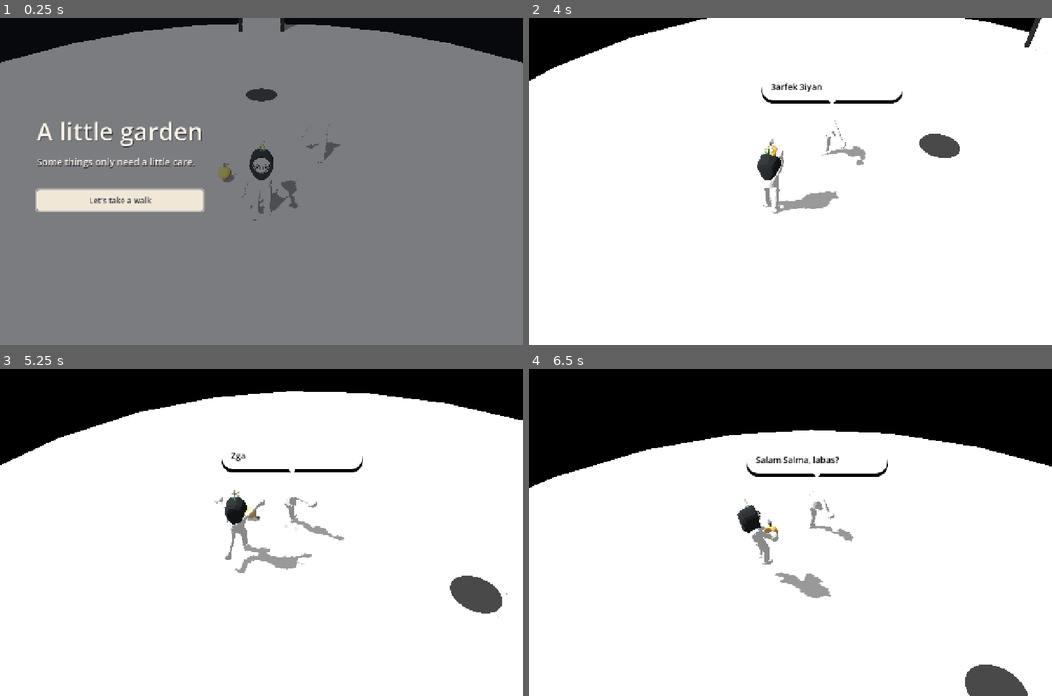
Above: before the commit, frames 1-4 (two rows, left to right).
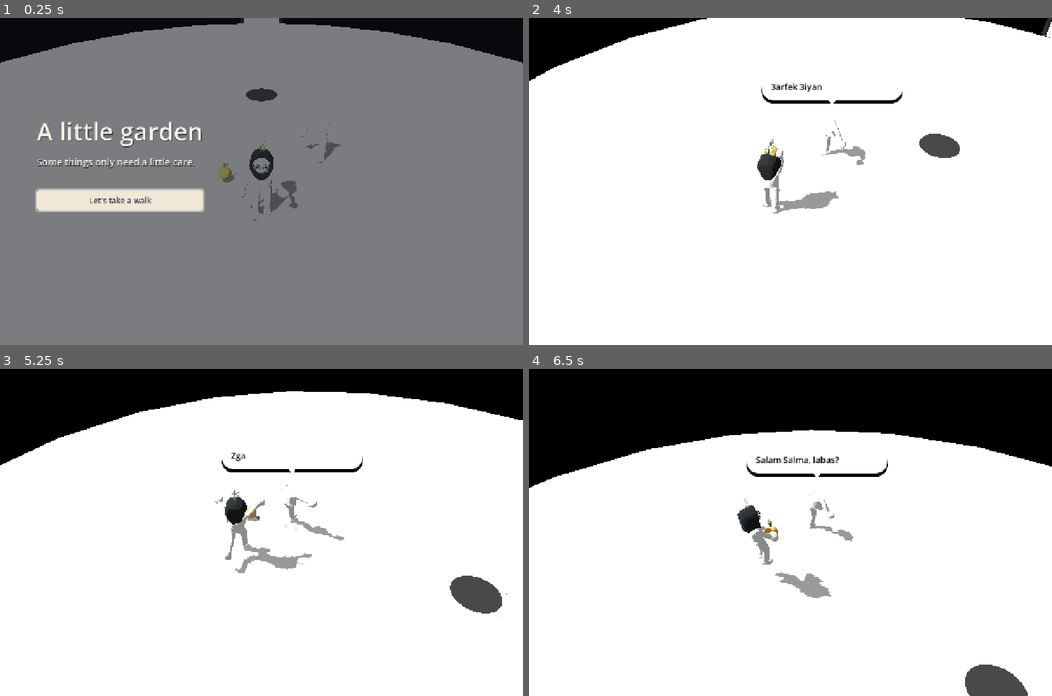
Above: after the commit, the same moments.

Repository: DancingPumpkin65/little-garden
Game: Godot game, scene res://main.tscn
Same seed, same stepped clock (60 frames per second), same inputs: the game is played once before the commit and once after it.
Inputs (mouse positions are in pixels of both pictures, inside the frame that each line leads up to):
- Up to frame 1 (0.25 s): no input
- Up to frame 2 (4 s): tap Enter at 0.5 s; move the mouse to (905, 165) at 0.52 s; hold D 0.53-1.28 s; tap E at 0.6, 1.35, 2.3, 3.05, 3.6 s; click (905, 165) at 0.67 s; tap Space at 0.77, 1.52, 3.02, 3.77 s; move the mouse to (764, 181) at 1.27 s; hold W from 1.28 s (still down); click (764, 181) at 1.42 s; move the mouse to (800, 174) at 2.02 s; tap R at 2.1 s; click (800, 174) at 2.17 s; move the mouse to (785, 188) at 2.77 s; tap Shift at 2.85 s; click (785, 188) at 2.92 s; move the mouse to (827, 184) at 3.52 s; click (827, 184) at 3.67 s
- Up to frame 3 (5.25 s): keep holding W; move the mouse to (219, 529) at 4.27 s; tap E at 4.35 s; click (219, 529) at 4.42 s; tap Space at 4.52 s; move the mouse to (266, 532) at 5.02 s; tap R at 5.1 s; click (266, 532) at 5.17 s
- Up to frame 4 (6.5 s): tap E at 5.3, 6.05 s; move the mouse to (769, 525) at 5.77 s; release W at 5.78 s; hold D from 5.78 s (still down); tap Shift at 5.85 s; click (769, 525) at 5.92 s; tap Space at 6.02 s

The runs differ from the first frame. In frame 1, less than 0.1% of the frame differs, in the area x 45-57%, y 0-5%; in frame 2, 0.2%, in the area x 94-100%, y 0-11%; in frame 3, less than 0.1%; in frame 4, less than 0.1%.

Commit message:
Fix paused restart, stationary arm handoff and hidden doorway progression

Diff:
--- a/scripts/character.gd
+++ b/scripts/character.gd
@@ -8,6 +8,7 @@
 var hop_clock := 0.0
 var follow_offset := Vector3.ZERO
 var celebration := 0.0
+var waiting_for_arm := false
 var follow_target: Node3D
 var imported_skeleton: Skeleton3D
 var action := ""
@@ -80,7 +81,7 @@
 	hop_clock += delta
 	var offset := follow_target.global_position + follow_offset - global_position
 	offset.y = 0
-	var moving := offset.length() > (0.75 if follow_offset.length() > 0.1 else 2.4)
+	var moving := not waiting_for_arm and offset.length() > (0.75 if follow_offset.length() > 0.1 else 2.4)
 	if hop == Hop.REST and moving and is_on_floor():
 		hop = Hop.CROUCH
 		hop_clock = 0
@@ -110,11 +111,16 @@
 		left_arm.rotation.x = -0.25
 		left_arm.rotation.z = -0.95
 		elbows[0].rotation.x = -0.35
+		right_arm.rotation.x = -0.25 - 0.4 * sin(clampf(hop_clock / 0.46, 0, 1) * PI)
+		right_arm.rotation.z = 0.95
+		elbows[1].rotation.x = -0.35
 	else:
 		right_leg.rotation.x = -0.16 * bend
 		knees[1].rotation.x = 0.42 * bend
 		left_arm.rotation.x = 0.22 * bend
 		left_arm.rotation.z = -0.55
+		right_arm.rotation.x = 0.22 * bend
+		right_arm.rotation.z = 0.55
 	left_leg.rotation.x = 0
 	knees[0].rotation.x = 0
 	visual.position.y = -0.055 * bend
--- a/scripts/game.gd
+++ b/scripts/game.gd
@@ -33,6 +33,7 @@
 var screenshot_mode := ""
 var capturing := false
 var pause := false
+var restart_pending := false
 var companion_parts: GardenCompanionParts
 var recovery_parts: Array[GardenRecoveryPart] = []
 var carried_part: GardenRecoveryPart
@@ -101,7 +102,7 @@
 	player.jumped.connect(sound.jump)
 	hud.begin.connect(start)
 	hud.resumed.connect(func(): set_pause(false))
-	hud.restarted.connect(func(): get_tree().reload_current_scene())
+	hud.restarted.connect(restart_game)
 	hud.mute_changed.connect(func(muted: bool): AudioServer.set_bus_mute(0, muted))
 	var env_node := WorldEnvironment.new()
 	environment.background_mode = Environment.BG_COLOR
@@ -179,7 +180,19 @@
 	add_child(ball)
 	ball.position = seed_home
 
+func restart_game() -> void:
+	if restart_pending: return
+	restart_pending = true
+	get_tree().paused = false
+	pause = false
+	sound.silence()
+	Input.mouse_mode = Input.MOUSE_MODE_VISIBLE
+	get_tree().reload_current_scene.call_deferred()
+
 func start() -> void:
+	get_tree().paused = false
+	pause = false
+	hud.pause_screen.hide()
 	stage = Stage.SEED
 	hud.title_screen.hide()
 	if not testing and screenshot_mode.is_empty(): Input.mouse_mode = Input.MOUSE_MODE_CAPTURED
@@ -256,6 +269,7 @@
 		if part.state == GardenRecoveryPart.State.AVAILABLE and player.global_position.distance_to(part.global_position) < 2:
 			part.state = GardenRecoveryPart.State.PICKING
 			carried_part = part
+			friend.waiting_for_arm = true
 			player.action = "pickup"
 			player.action_phase = 0
 			action_time = 0
@@ -284,6 +298,7 @@
 		else: say_sequence(INTRO)
 
 func part_returned(_kind: StringName) -> void:
+	friend.waiting_for_arm = false
 	sound.chime(783.99)
 	stage = Stage.PATH
 	friend.celebration = 3.5
@@ -436,7 +451,7 @@
 	environment.background_color = Color.BLACK
 	if friend.follow_target != null:
 		var on_passage := world.passage_revealed and player.position.z < GardenWorld.EXIT_Z + 1 and player.position.z > GardenJourney.ENTRY_Z
-		friend.follow_offset = Vector3(0.4, 0, -2.5) if on_passage else Vector3(2.3, 0, -3.6).rotated(Vector3.UP, yaw)
+		friend.follow_offset = Vector3(clampf(player.position.x + 0.4, -0.65, 0.65) - player.position.x, 0, -2.5) if on_passage else Vector3(2.3, 0, -3.6).rotated(Vector3.UP, yaw)
 		if journey.chapter == GardenJourney.Chapter.FIRST and not (world.passage_revealed and player.position.z < GardenWorld.EXIT_Z + 1):
 			var goal := player.position + friend.follow_offset
 			var planar := Vector2(goal.x, goal.z).limit_length(GardenWorld.MAP_RADIUS - 0.8)
--- a/scripts/garden.gd
+++ b/scripts/garden.gd
@@ -1,8 +1,9 @@
 class_name GardenWorld
 extends Node3D
 
-const EXIT_Z := -17.0
 const MAP_RADIUS := 19.5
+const EXIT_Z := -19.4
+const PASSAGE_LENGTH := 160.0
 var bowl := Vector3(0, 0, -4.5)
 var bloom := 0.0
 var door := Node3D.new()
@@ -11,6 +12,7 @@
 var ground_material: StandardMaterial3D
 var passage: Node3D
 var passage_revealed := false
+var passage_material: ShaderMaterial
 
 func _ready() -> void:
 	ground_material = Shapes.material(Color.WHITE)
@@ -66,6 +68,15 @@
 	passage_revealed = true
 	passage = Node3D.new()
 	add_child(passage)
-	var material := Shapes.material(Color.WHITE)
-	Shapes.box(passage, Vector3(0, -0.07, -41), Vector3(2.5, 0.18, 48), material)
-	Shapes.collider(passage, Vector3(0, -0.48, -41), Vector3(2.5, 1, 48))
+	passage_material = ShaderMaterial.new()
+	passage_material.shader = Shader.new()
+	passage_material.shader.code = "shader_type spatial; uniform vec3 walker=vec3(0.0); varying vec3 world; void vertex(){world=(MODEL_MATRIX*vec4(VERTEX,1.0)).xyz;} void fragment(){float light=1.0-smoothstep(16.0,38.0,length(world.xz-walker.xz));ALBEDO=vec3(light);ROUGHNESS=1.0;SPECULAR=0.0;}"
+	var center_z := EXIT_Z - PASSAGE_LENGTH / 2
+	Shapes.box(passage, Vector3(0, -0.07, center_z), Vector3(2.5, 0.18, PASSAGE_LENGTH), passage_material)
+	Shapes.collider(passage, Vector3(0, -0.48, center_z), Vector3(2.5, 1, PASSAGE_LENGTH))
+
+func retire() -> void:
+	hide()
+	for body: CollisionObject3D in find_children("*", "CollisionObject3D", true, false):
+		body.collision_layer = 0
+		body.collision_mask = 0
--- a/scripts/journey.gd
+++ b/scripts/journey.gd
@@ -5,9 +5,9 @@
 signal transition_lock(locked: bool)
 enum Chapter { FIRST, GAP, DESCENT, DARK }
 enum Beat { INTRO, RUN, JUMP, FALLEN }
-const ENTRY_Z := -65.0
-const EDGE_Z := -113.0
-const FAR_Z := -153.0
+const ENTRY_Z := GardenWorld.EXIT_Z - GardenWorld.PASSAGE_LENGTH
+const EDGE_Z := ENTRY_Z - 48.0
+const FAR_Z := EDGE_Z - 40.0
 var prepared := false
 var dialogue_started := false
 var chapter := Chapter.FIRST
@@ -19,12 +19,20 @@
 var camera: Camera3D
 var curtain: ColorRect
 var scene_root := Node3D.new()
+var near_platform: MeshInstance3D
+var arrival_gate: Node3D
+var arrival_hinge: Node3D
+var arrival_body: StaticBody3D
+var arrival_open := false
+var entry_sealed := false
+var retire_clock := 0.0
 var far_platform: MeshInstance3D
 var leg: MeshInstance3D
 var far_dark := false
 var crossing := false
 var clock := 0.0
 var dark_material: ShaderMaterial
+var quest_material: ShaderMaterial
 
 func setup(girl: GardenCharacter, guy: GardenCharacter, body_parts: GardenCompanionParts, first_map: GardenWorld, view: Camera3D, overlay: ColorRect) -> void:
 	player = girl
@@ -59,13 +67,55 @@
 func prepare_gap() -> void:
 	if prepared: return
 	prepared = true
-	var white := Shapes.material(Color.WHITE)
-	platform(Vector3(0, -0.48, -89), Vector3(70, 1, 48), white)
-	far_platform = platform(Vector3(0, -0.48, FAR_Z), Vector3(70, 1, 40), white)
+	quest_material = ShaderMaterial.new()
+	quest_material.shader = Shader.new()
+	quest_material.shader.code = "shader_type spatial; uniform vec3 walker=vec3(0.0); varying vec3 world; void vertex(){world=(MODEL_MATRIX*vec4(VERTEX,1.0)).xyz;} void fragment(){float light=1.0-0.8*smoothstep(12.0,85.0,length(world.xz-walker.xz));ALBEDO=vec3(light);ROUGHNESS=1.0;SPECULAR=0.0;}"
+	near_platform = platform(Vector3(0, -0.48, ENTRY_Z - 24), Vector3(70, 1, 48), quest_material)
+	far_platform = platform(Vector3(0, -0.48, FAR_Z), Vector3(70, 1, 40), quest_material)
 	leg = MeshInstance3D.new()
 	leg.mesh = parts.loose_mesh(&"leg")
 	scene_root.add_child(leg)
 	leg.position = Vector3(-1.4, 0.66, FAR_Z + 5)
+	build_arrival_gate()
+	near_platform.hide()
+	far_platform.hide()
+	leg.hide()
+
+func build_arrival_gate() -> void:
+	arrival_gate = Node3D.new()
+	scene_root.add_child(arrival_gate)
+	arrival_gate.position.z = ENTRY_Z
+	var white := Shapes.material(Color.WHITE)
+	for x in [-1.65, 1.65]: Shapes.box(arrival_gate, Vector3(x, 2.1, 0), Vector3(0.25, 4.2, 0.3), white)
+	Shapes.box(arrival_gate, Vector3(0, 4.2, 0), Vector3(3.55, 0.25, 0.3), white)
+	arrival_hinge = Node3D.new()
+	arrival_gate.add_child(arrival_hinge)
+	arrival_hinge.position = Vector3(-1.5, 0.02, 0)
+	Shapes.box(arrival_hinge, Vector3(1.5, 2.0, 0), Vector3(3, 4, 0.18), white)
+	arrival_body = Shapes.collider(arrival_hinge, Vector3(1.5, 2, 0), Vector3(3, 4, 0.18))
+	arrival_gate.hide()
+
+# The old world remains walkable until both characters pass the second door.
+func update_passage(delta: float) -> void:
+	original_world.passage_material.set_shader_parameter("walker", player.global_position)
+	quest_material.set_shader_parameter("walker", player.global_position)
+	if not entry_sealed:
+		var approaching := player.position.z < ENTRY_Z + 26
+		arrival_gate.visible = approaching
+		if player.position.z < ENTRY_Z + 12:
+			near_platform.show()
+			far_platform.show()
+			leg.show()
+			arrival_open = true
+			arrival_body.collision_layer = 0
+		if chapter == Chapter.GAP and player.position.z < ENTRY_Z - 2 and companion.position.z < ENTRY_Z - 2:
+			entry_sealed = true
+			arrival_open = false
+			arrival_body.collision_layer = 1
+	else:
+		retire_clock += delta
+		if retire_clock > 1.2 and original_world.visible: original_world.retire()
+	arrival_hinge.rotation.y = lerp_angle(arrival_hinge.rotation.y, -PI * 0.52 if arrival_open else 0.0, 1 - exp(-delta * 3))
 
 func enter_gap() -> void:
 	if chapter != Chapter.FIRST: return
@@ -92,10 +142,7 @@
 	crossing = true
 	chapter = Chapter.DESCENT
 	await fade_to_black()
-	original_world.hide()
-	for body: CollisionObject3D in original_world.find_children("*", "CollisionObject3D", true, false):
-		body.collision_layer = 0
-		body.collision_mask = 0
+	original_world.retire()
 	for child in scene_root.get_children():
 		scene_root.remove_child(child)
 		child.queue_free()
@@ -126,12 +173,11 @@
 
 func _physics_process(delta: float) -> void:
 	clock += delta
+	if prepared and chapter in [Chapter.FIRST, Chapter.GAP]: update_passage(delta)
 	if prepared and chapter in [Chapter.FIRST, Chapter.GAP] and not far_dark:
 		leg.position = Vector3(-1.4 + sin(clock * 1.5) * 0.65, 0.66 + absf(sin(clock * 4)) * 0.55, FAR_Z + 5 + cos(clock) * 0.4)
 		leg.rotation.z = sin(clock * 4) * 0.15
 	if chapter == Chapter.GAP:
-		if original_world.door_open and companion.position.z < ENTRY_Z and player.position.z < ENTRY_Z:
-			original_world.close_exit()
 		if not dialogue_started and player.position.z < EDGE_Z + 12:
 			start_gap_dialogue()
 		if beat == Beat.RUN:
--- /dev/null
+++ b/tests/doorway_flow.gd
@@ -0,0 +1,72 @@
+extends SceneTree
+var game: Node3D
+func _initialize() -> void: run.call_deferred()
+func frames(count: int) -> void:
+	for i in range(count): await physics_frame
+func shot(name: String, backwards := false) -> void:
+	if not "--capture-doorway" in OS.get_cmdline_user_args(): return
+	var nodes: Array[Node] = [game, game.journey, game.player, game.friend]
+	var active: Array[bool] = []
+	for node in nodes:
+		active.append(node.is_physics_processing())
+		node.set_physics_process(false)
+	var direction := 1.0 if backwards else -1.0
+	game.camera.position = game.player.position + Vector3(0, 5.3, -direction * 12)
+	game.camera.look_at(game.player.position + Vector3(0, 0.8, direction * 4))
+	game.update_hud()
+	await RenderingServer.frame_post_draw
+	root.get_texture().get_image().save_png("res://artifacts/doorway-" + name + ".png")
+	for i in range(nodes.size()): nodes[i].set_physics_process(active[i])
+func walk_to(z: float) -> void:
+	game.player.drive = Vector3.FORWARD
+	var count := 0
+	while game.player.position.z > z and count < 4000:
+		var before: Vector3 = game.player.position
+		await physics_frame
+		assert(game.player.position.distance_to(before) < 0.2, "continuous walking without teleport")
+		assert(game.player.position.y > -0.1, "passage and platform have continuous floor")
+		assert(game.hud.curtain.color.a == 0 and not game.transitioning, "no fade or input lock through either door")
+		count += 1
+	assert(count < 4000, "walk reaches destination")
+	game.player.drive = Vector3.ZERO
+func run() -> void:
+	game = load("res://main.tscn").instantiate()
+	root.add_child(game)
+	game.testing = true
+	game.test_tick = -100000
+	game.start()
+	game.companion_parts.restore(&"arm")
+	game.stage = game.Stage.PATH
+	game.say("")
+	assert(absf(GardenWorld.EXIT_Z + GardenWorld.MAP_RADIUS) < 0.2, "first door is at floor boundary without space behind it")
+	game.player.position = Vector3(0, 0.04, GardenWorld.EXIT_Z + 4)
+	game.friend.position = Vector3(0.4, 0.04, GardenWorld.EXIT_Z + 2)
+	game.yaw = 0
+	await frames(30)
+	await shot("first-door")
+	await walk_to(GardenWorld.EXIT_Z - 4)
+	assert(game.world.door_open and game.journey.prepared, "first door opens onto connected passage")
+	await walk_to(GardenJourney.ENTRY_Z + 80)
+	assert(not game.journey.arrival_gate.visible and not game.journey.near_platform.visible, "long passage looks into darkness before destination appears")
+	await shot("dark-passage")
+	await walk_to(GardenJourney.ENTRY_Z + 20)
+	assert(game.journey.arrival_gate.visible and not game.journey.arrival_open, "second closed door emerges from darkness")
+	await shot("next-door")
+	await walk_to(GardenJourney.ENTRY_Z + 5)
+	await frames(70)
+	assert(game.journey.arrival_open and game.journey.near_platform.visible, "second door opens on approach")
+	await shot("next-door-open")
+	await walk_to(GardenJourney.ENTRY_Z - 5)
+	await frames(120)
+	assert(game.journey.entry_sealed and not game.journey.arrival_open, "arrival door closes behind both characters")
+	assert(not game.world.visible and not game.world.passage.is_visible_in_tree(), "old map and entire traversed passage disappear")
+	for body: CollisionObject3D in game.world.find_children("*", "CollisionObject3D", true, false):
+		assert(body.collision_layer == 0, "old floor and passage collisions removed")
+	assert(absf(game.journey.arrival_hinge.rotation.y) < 0.05 and game.journey.arrival_body.collision_layer == 1, "closed arrival gate blocks return")
+	await shot("closed-behind", true)
+	await walk_to(GardenJourney.EDGE_Z + 11)
+	await frames(30)
+	await shot("large-platform")
+	print("DOORWAY_PASS boundary door, long dark passage, second opening door, sealed arrival and retired first map without fades")
+	game.sound.silence()
+	quit()
--- /dev/null
+++ b/tests/handoff_restart.gd
@@ -0,0 +1,76 @@
+extends SceneTree
+var game: Node3D
+var failures := 0
+func _initialize() -> void: run.call_deferred()
+func frames(count: int) -> void:
+	for i in range(count): await physics_frame
+func check(ok: bool, message: String) -> void:
+	if not ok:
+		failures += 1
+		push_error(message)
+func shot(name: String) -> void:
+	if not "--capture-handoff" in OS.get_cmdline_user_args(): return
+	var nodes: Array[Node] = [game, game.journey, game.player, game.friend]
+	var active: Array[bool] = []
+	for node in nodes:
+		active.append(node.is_physics_processing())
+		node.set_physics_process(false)
+	game.camera.position = game.friend.position + Vector3(4, 3, 7)
+	game.camera.look_at(game.friend.position + Vector3.UP * 1.2)
+	game.hud.bubble.hide()
+	await RenderingServer.frame_post_draw
+	root.get_texture().get_image().save_png("res://artifacts/handoff-" + name + ".png")
+	for i in range(nodes.size()): nodes[i].set_physics_process(active[i])
+func run() -> void:
+	game = load("res://main.tscn").instantiate()
+	root.add_child(game)
+	current_scene = game
+	game.testing = true
+	game.test_tick = -100000
+	game.start()
+	game.planted()
+	await frames(100)
+	var part: GardenRecoveryPart = game.recovery_parts[0]
+	game.player.position = Vector3(part.home.x, 0.03, part.home.z + 0.8)
+	game.interact()
+	await frames(60)
+	await shot("waiting")
+	var waiting_at: Vector3 = game.friend.position
+	game.player.drive = Vector3.RIGHT
+	await frames(100)
+	game.player.drive = Vector3.ZERO
+	check(Vector2(game.friend.position.x - waiting_at.x, game.friend.position.z - waiting_at.z).length() < 0.1, "companion must wait in place while arm is being returned")
+	game.player.position = game.friend.position + Vector3(0, 0, 0.8)
+	game.interact()
+	await frames(60)
+	game.friend.celebration = 0
+	game.friend.right_arm.rotation.x = 0
+	game.player.position += Vector3(6, 0, -5)
+	check(not game.companion_parts.missing[&"arm"], "returned arm is present in the rig")
+	var arm_moved := false
+	var captured := false
+	for i in range(100):
+		await physics_frame
+		if game.friend.hop == GardenCharacter.Hop.AIR and absf(game.friend.right_arm.rotation.x) > 0.1:
+			arm_moved = true
+			if not captured and game.friend.hop_clock > 0.12:
+				await shot("restored-hop")
+				captured = true
+	check(arm_moved, "restored right arm must participate in one-leg hop")
+	game.set_pause(true)
+	game.hud.restarted.emit()
+	await frames(30)
+	game = current_scene
+	check(not paused, "Start again must clear SceneTree pause before reloading")
+	check(game.stage == game.Stage.TITLE and not game.journey.prepared and game.companion_parts.missing[&"arm"], "restart resets title, quest and missing arm")
+	game.testing = true
+	game.test_tick = -100000
+	game.start()
+	var before: Vector3 = game.player.position
+	game.player.drive = Vector3.RIGHT
+	await frames(30)
+	check(game.player.position.distance_to(before) > 0.4, "movement must work after restart and Start")
+	paused = false
+	game.sound.silence()
+	if failures == 0: print("HANDOFF_RESTART_PASS stationary handoff, restored arm hop and playable restart")
+	quit(1 if failures > 0 else 0)
--- a/tests/journey_flow.gd
+++ b/tests/journey_flow.gd
@@ -16,8 +16,8 @@
 		active.append(node.is_physics_processing())
 		node.set_physics_process(false)
 	if game.journey.chapter == GardenJourney.Chapter.GAP:
-		game.camera.position = Vector3(25, 26, -75)
-		game.camera.look_at(Vector3(0, 0.7, -125))
+		game.camera.position = Vector3(25, 26, GardenJourney.ENTRY_Z - 10)
+		game.camera.look_at(Vector3(0, 0.7, GardenJourney.EDGE_Z - 12))
 	elif game.journey.chapter == GardenJourney.Chapter.DARK:
 		game.camera.position = Vector3(0, 5.5, 13)
 		game.camera.look_at(Vector3(0, 1, -2))
@@ -88,16 +88,16 @@
 	game.player.position = Vector3(0, 0.04, GardenWorld.EXIT_Z - 3)
 	game.player.drive = Vector3.FORWARD
 	var walked := 0
-	while game.player.position.z > GardenJourney.ENTRY_Z - 2 and walked < 1300:
+	while game.player.position.z > GardenJourney.ENTRY_Z - 2 and walked < 4000:
 		await physics_frame
 		assert(game.hud.curtain.color.a == 0 and not game.transitioning, "passage remains seamless without fade or input lock")
 		assert(game.player.position.y > -0.1, "continuous floor all the way along passage")
 		walked += 1
-	assert(walked < 1300, "walk reaches enlarged platform")
+	assert(walked < 4000, "walk reaches enlarged platform")
 	game.player.drive = Vector3.ZERO
 	await frames(60)
 	assert(game.journey.chapter == GardenJourney.Chapter.GAP, "walk enters quest in same world")
-	assert(not game.world.door_open, "door closes after both characters enter new area")
+	assert(game.journey.entry_sealed and not game.journey.arrival_open, "arrival door closes after both characters enter new area")
 	assert(game.journey.far_platform.scale.x == 70, "wide quest platforms")
 	game.player.drive = Vector3.FORWARD
 	await until(func(): return game.player.position.z < GardenJourney.EDGE_Z + 10)
